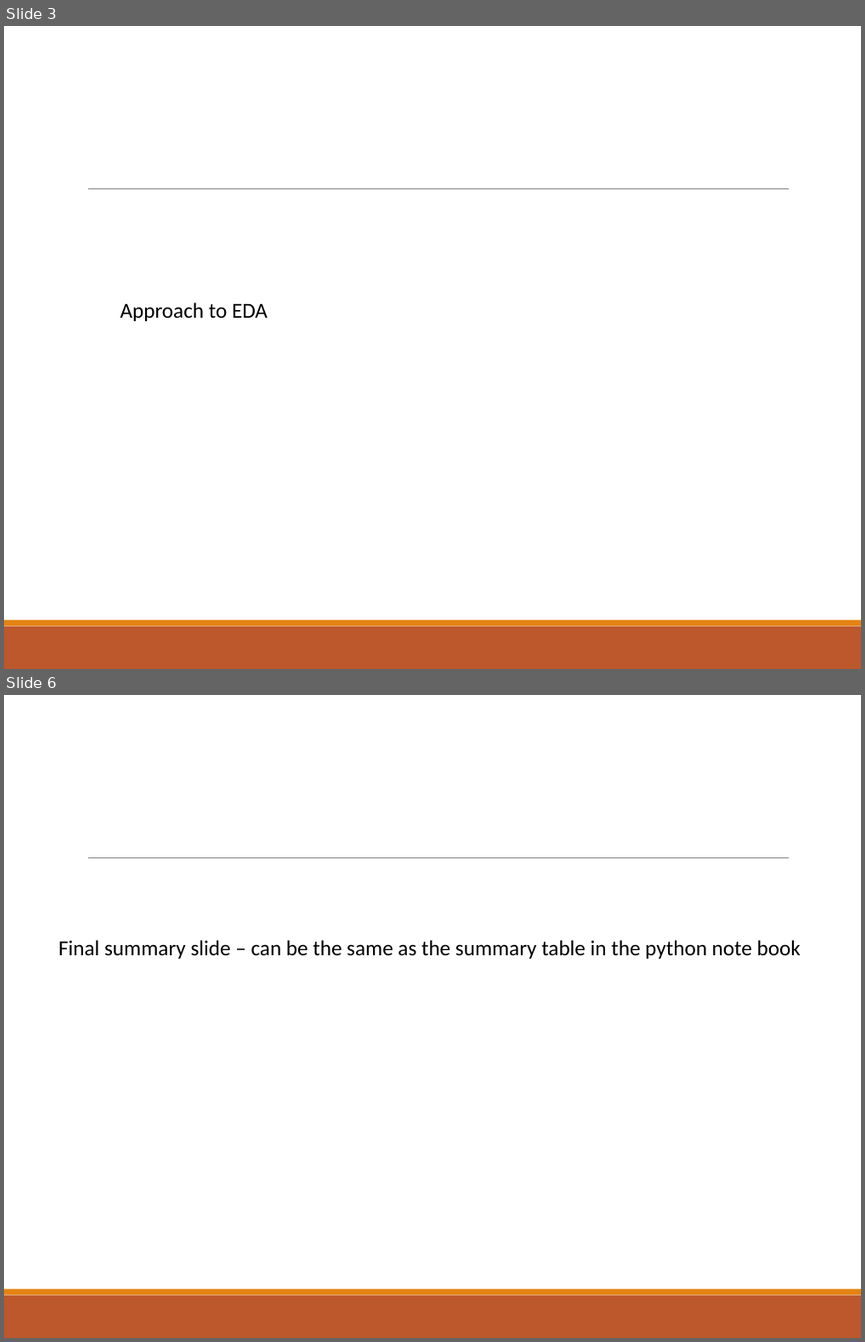
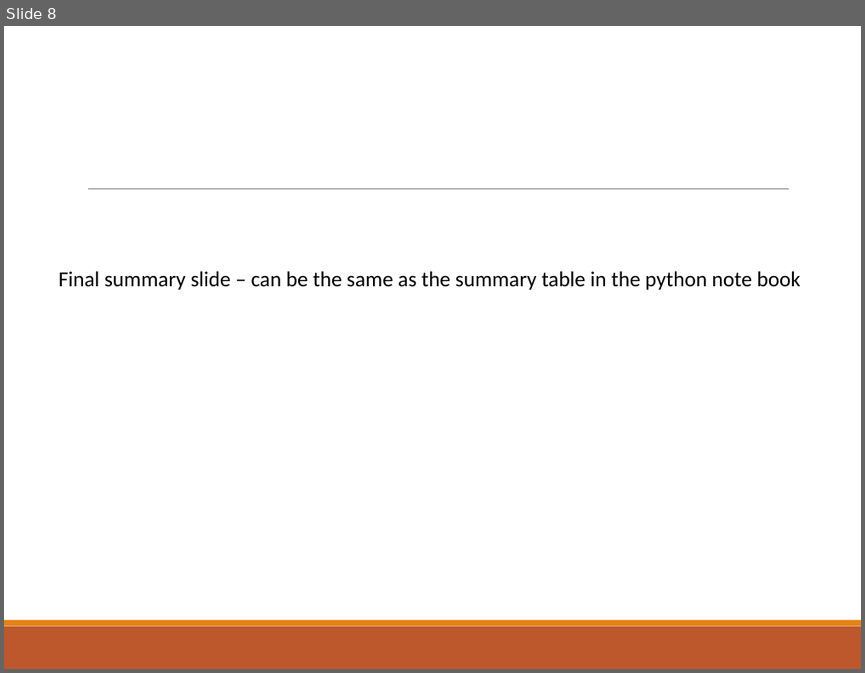
Before and after one commit to udaykadavi/LendingClubCaseStudy, a slide deck: Lending Club Case Study.pptx. Shown one above the other, each under a label of ours: slides 3 and 6 before the commit, slide 8 after it; the slides between them are not shown. The pictures are 865x1342 and 865x673 pixels, drawn with LibreOffice and Linux fonts; fonts in the diff are those of the drawing. Boxes give left, top, right and bottom in pixels: in the first picture for what was removed or moved away, otherwise in the second. Text is boxed around its words. In the diff, an @@ line names an element or a change of style, - is before the commit and + after.

```diff
--- a/Lending Club Case Study.pptx
+++ b/Lending Club Case Study.pptx
@@ slide 3 removed at (4,26,861,669), background #FFFFFF; not listed: 3 template elements that a slide beside it also shows @@
@@ text removed at (120,302,268,321) @@
-Approach to EDA
@@ what was slide 6 is now slide 8 @@
```
Also in this commit, not shown: 4 slides changed, 3 slides added, 2 other files.
